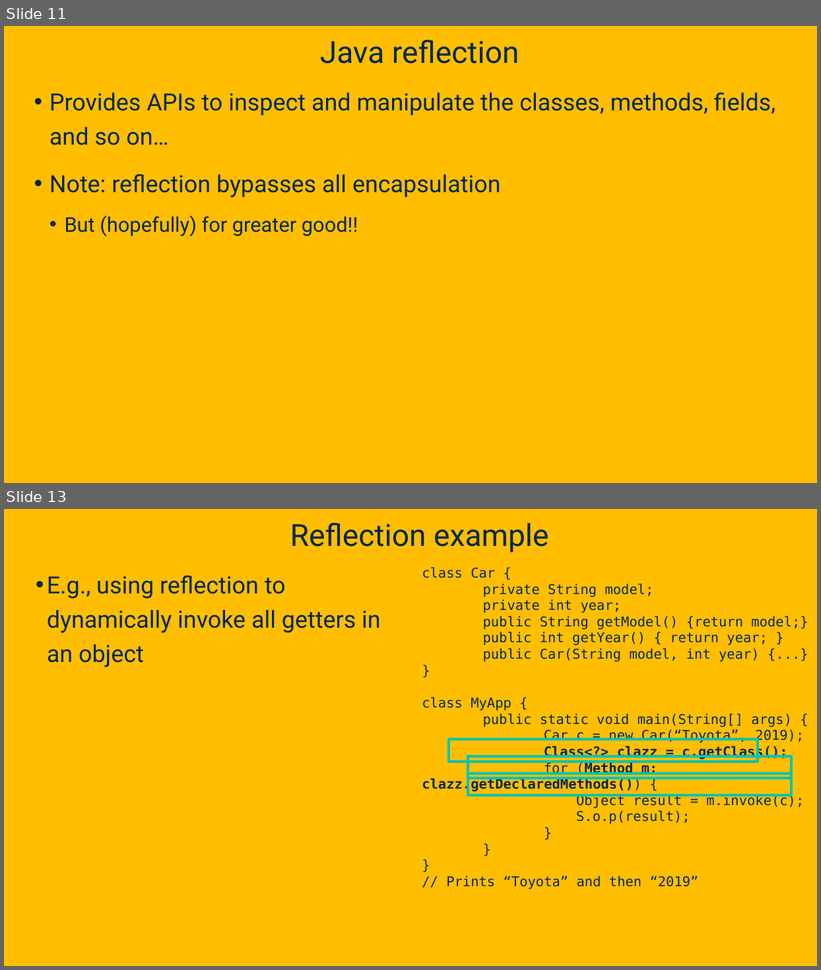
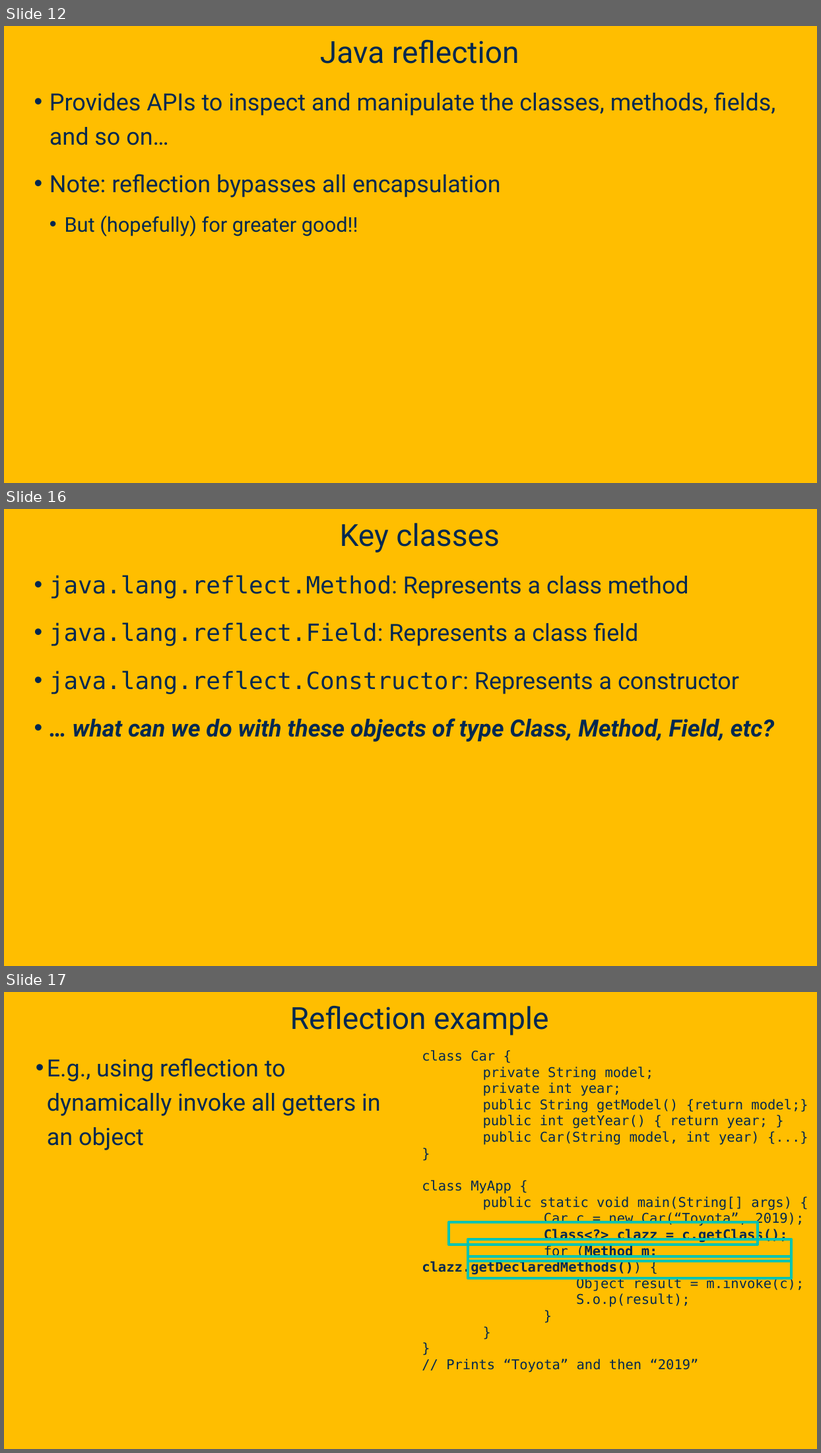
Before and after one commit to davsec-teaching/ecs160-f25, a slide deck: slides/5_annotations_and_reflection.pptx. Shown one above the other, each under a label of ours: slides 11 and 13 before the commit, slides 12, 16 and 17 after it; the slides between them are not shown. The pictures are 821x970 and 821x1453 pixels, drawn with LibreOffice and Linux fonts; fonts in the diff are those of the drawing; background and template pictures are left out. Boxes give left, top, right and bottom in pixels: in the first picture for what was removed or moved away, otherwise in the second. Text is boxed around its words. In the diff, an @@ line names an element or a change of style, - is before the commit and + after.

```diff
--- a/slides/5_annotations_and_reflection.pptx
+++ b/slides/5_annotations_and_reflection.pptx
@@ slide 16 added at [4, 509, 817, 966], background picture (left out) @@
@@ title added at [340, 523, 499, 553], 36 pt, text #022850 @@
+Key classes
@@ text added at [50, 575, 774, 742], 28 pt, text #022850 @@
+• java.lang.reflect.Method: Represents a class method
+• java.lang.reflect.Field: Represents a class field
+• java.lang.reflect.Constructor: Represents a constructor
+• … what can we do with these objects of type Class, Method, Field, etc?
@@ what was slide 11 is now slide 12 @@
@@ what was slide 13 is now slide 17 @@
```
Also in this commit, not shown: 4 slides changed, 3 other slides added.
